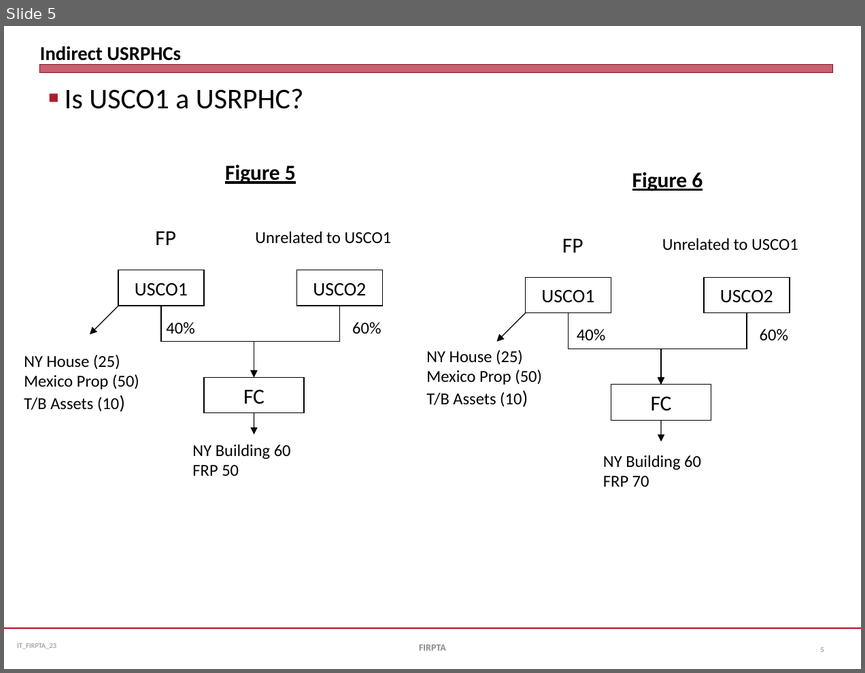
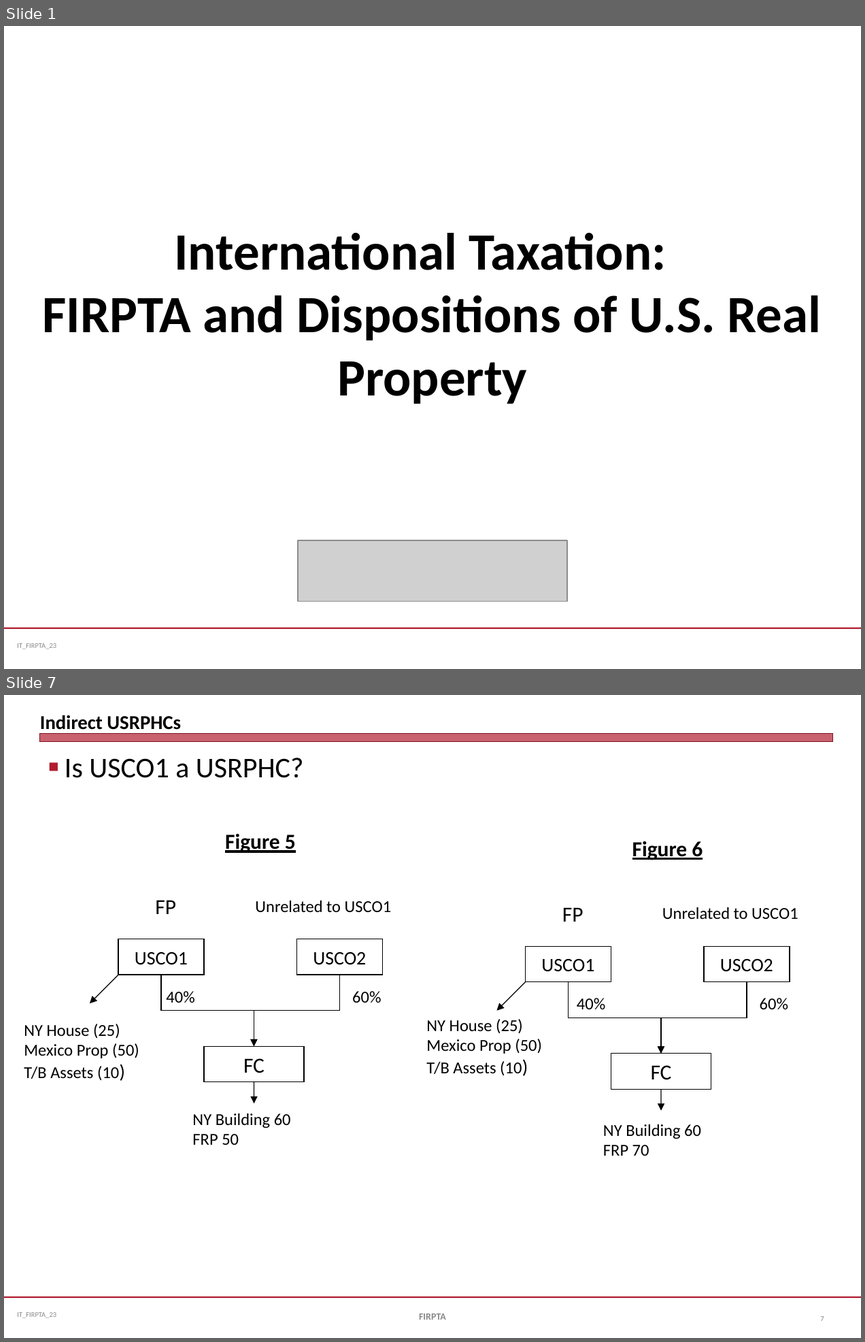
Before and after one commit to jmc877/International-Tax, a slide deck: slides/IT_Slides_FIRPTA_23.pptx. Shown one above the other, each under a label of ours: slide 5 before the commit, slides 1 and 7 after it; the slides between them are not shown. The pictures are 865x673 and 865x1342 pixels, drawn with LibreOffice and Linux fonts; fonts in the diff are those of the drawing; grey boxes stand for pictures. Boxes give left, top, right and bottom in pixels: in the first picture for what was removed or moved away, otherwise in the second. Text is boxed around its words. In the diff, an @@ line names an element or a change of style, - is before the commit and + after.

```diff
--- a/slides/IT_Slides_FIRPTA_23.pptx
+++ b/slides/IT_Slides_FIRPTA_23.pptx
@@ slide 1 added at <box>4,26,861,669</box>, background #FFFFFF; not listed: 2 template elements that a slide beside it also shows @@
@@ text added at <box>43,233,821,403</box>, 44 pt, text #000000, bold @@
+International Taxation:
+FIRPTA and Dispositions of U.S. Real Property
@@ picture added at <box>298,540,567,601</box> @@
@@ what was slide 5 is now slide 7 @@
```
Also in this commit, not shown: 8 slides changed, 2 other slides added, 3 other files.
